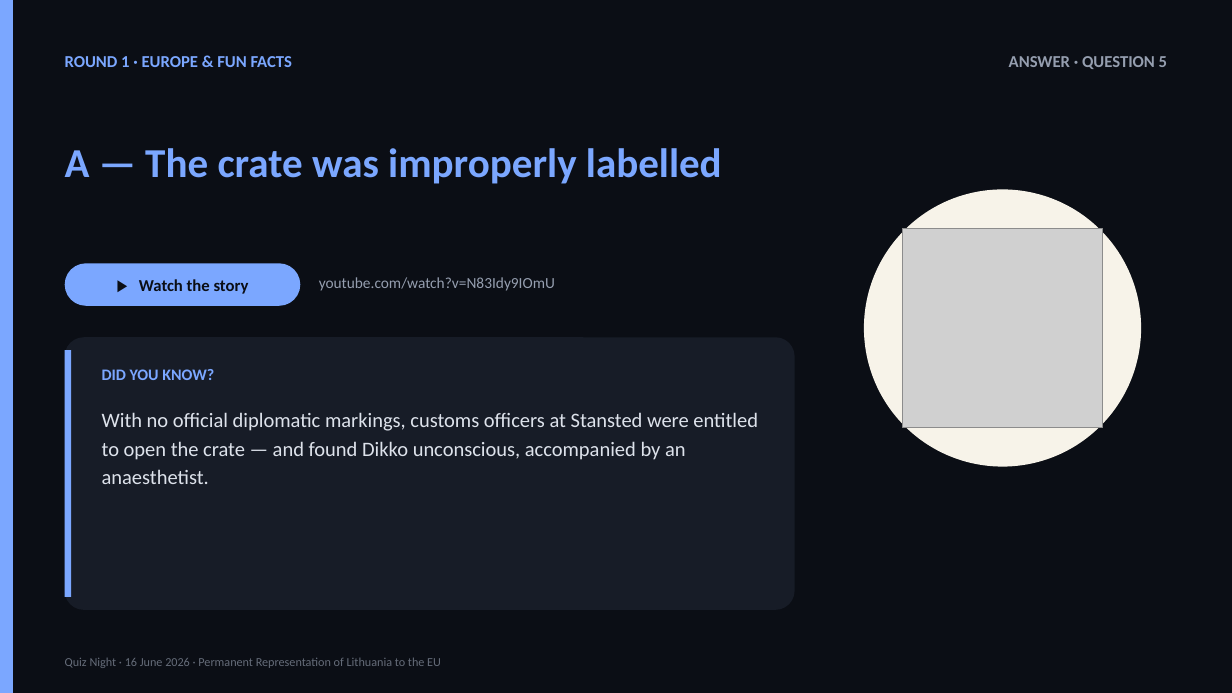
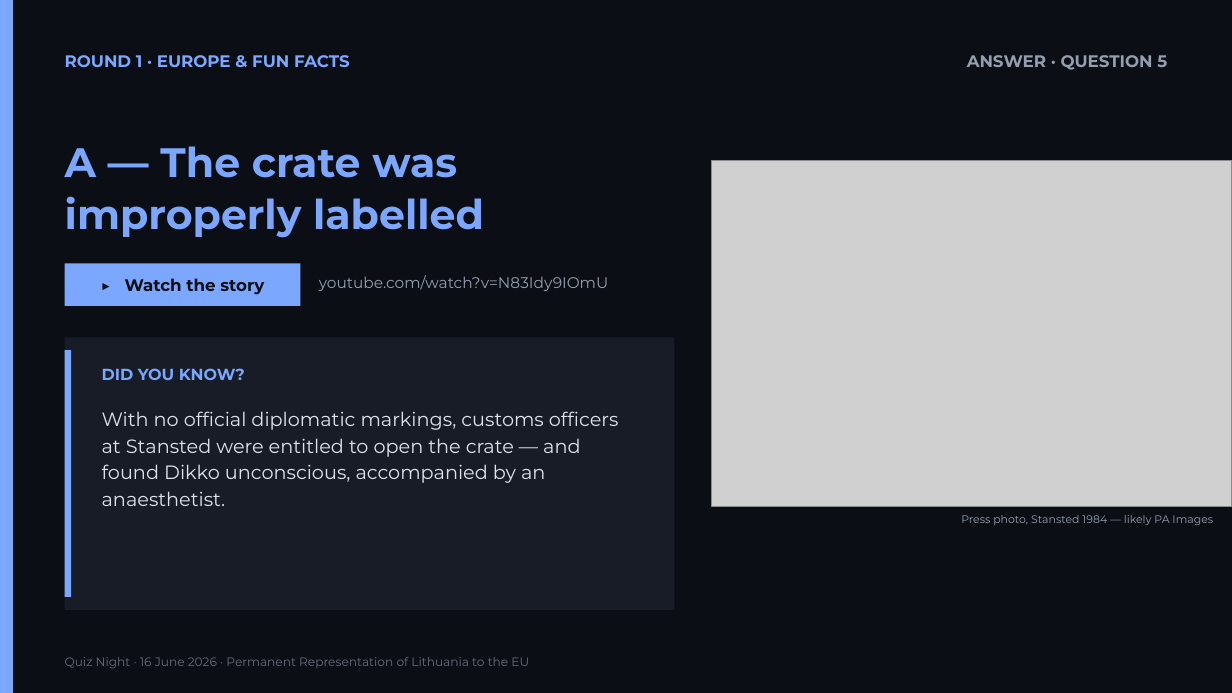
Before and after one commit to splice11/protmusis, a slide deck: slide 13 of Quiz_Night_2026-06-16.pptx. Drawn at 1232x693 pixels with LibreOffice and Linux fonts; fonts in the diff are those of the drawing; grey boxes stand for pictures. Boxes give left, top, right and bottom in pixels: in the first picture for what was removed or moved away, otherwise in the second. Text is boxed around its words. In the diff, an @@ line names an element or a change of style, - is before the commit and + after.

```diff
--- a/Quiz_Night_2026-06-16.pptx
+++ b/Quiz_Night_2026-06-16.pptx
@@ picture added at [712,161,1232,506] @@
@@ ellipse removed at [864,189,1141,467] @@
@@ picture removed at [903,228,1103,428] @@
@@ rectangle "▶ Watch the story" at [65,263,300,306]: font Calibri to Montserrat; rounded rectangle to rectangle @@
@@ font Calibri to Montserrat in 6 elements at [65,657,529,668], [65,55,350,68], [967,55,1167,70], [102,368,245,380], [65,146,484,238], [319,275,608,291] @@
@@ rounded rectangle removed at [65,337,795,610] @@
@@ rectangle added at [65,337,675,610], fill #171C27 @@
@@ text "With no official diplomatic markings, ..." at [102,411,619,506]: size 16 to 15 pt, font Calibri to Montserrat @@
@@ text added at [961,515,1213,525], 8.5 pt, text #959EAF @@
+Press photo, Stansted 1984 — likely PA Images
```
Also in this commit, not shown: 48 other slides changed, 44 other files.
